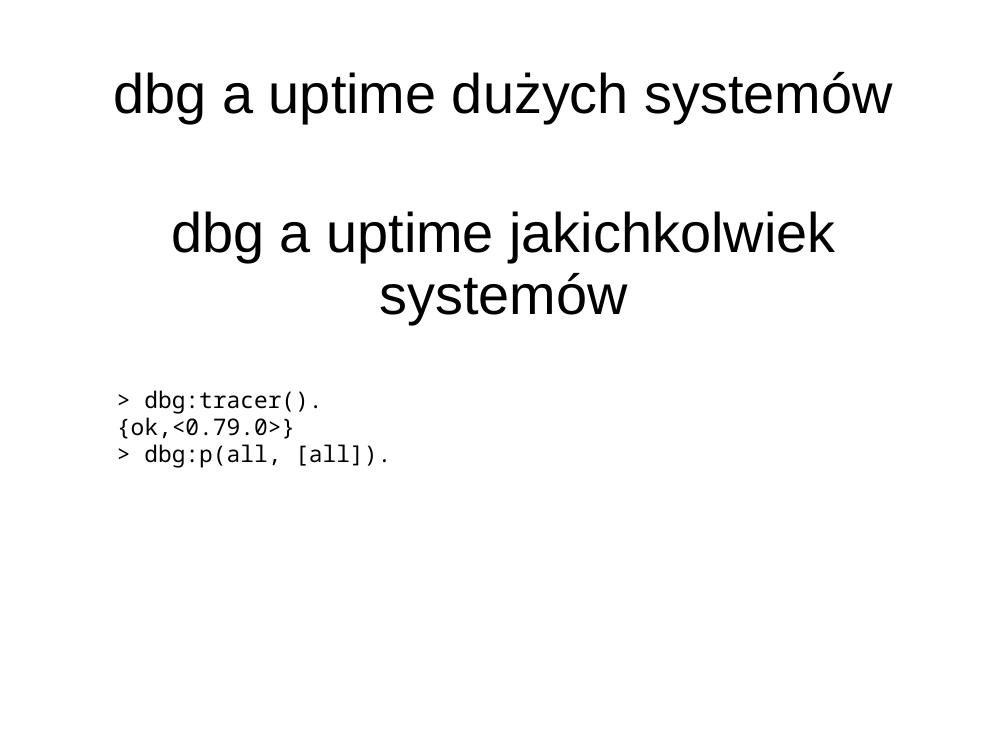
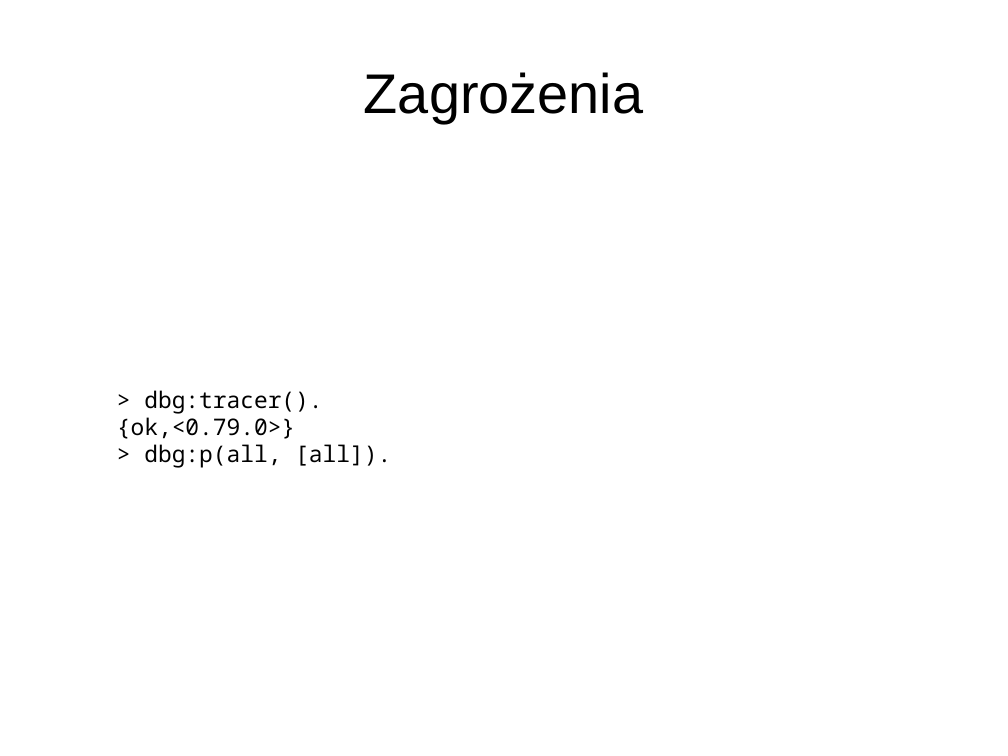
Before and after one commit to matkoniecz/erlang_dbg, a slide deck: slide 12 of Prezentacja.ppt. Drawn at 1008x756 pixels with LibreOffice and Linux fonts; fonts in the diff are those of the drawing; background and template pictures are left out. Boxes give left, top, right and bottom in pixels: in the first picture for what was removed or moved away, otherwise in the second. Text is boxed around its words. In the diff, an @@ line names an element or a change of style, - is before the commit and + after.

```diff
--- a/Prezentacja.ppt
+++ b/Prezentacja.ppt
@@ title at (x1=364, y1=72, x2=643, y2=123): text changed @@
-dbg a uptime dużych systemów
+Zagrożenia
@@ text removed at (x1=171, y1=211, x2=836, y2=324) @@
-dbg a uptime jakichkolwiek systemów
```
Also in this commit, not shown: 2 other slides changed, 1 slide removed.
